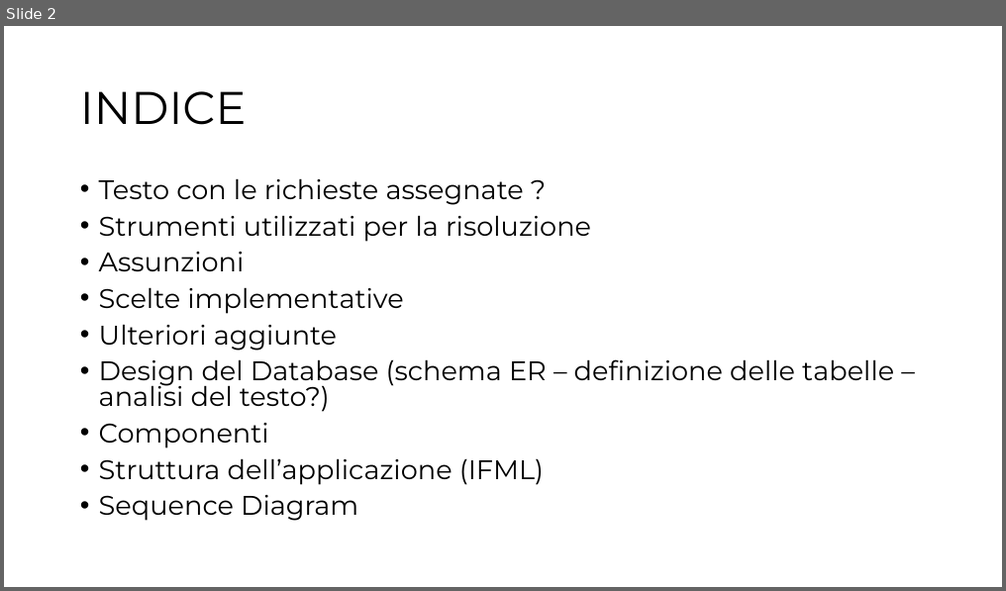
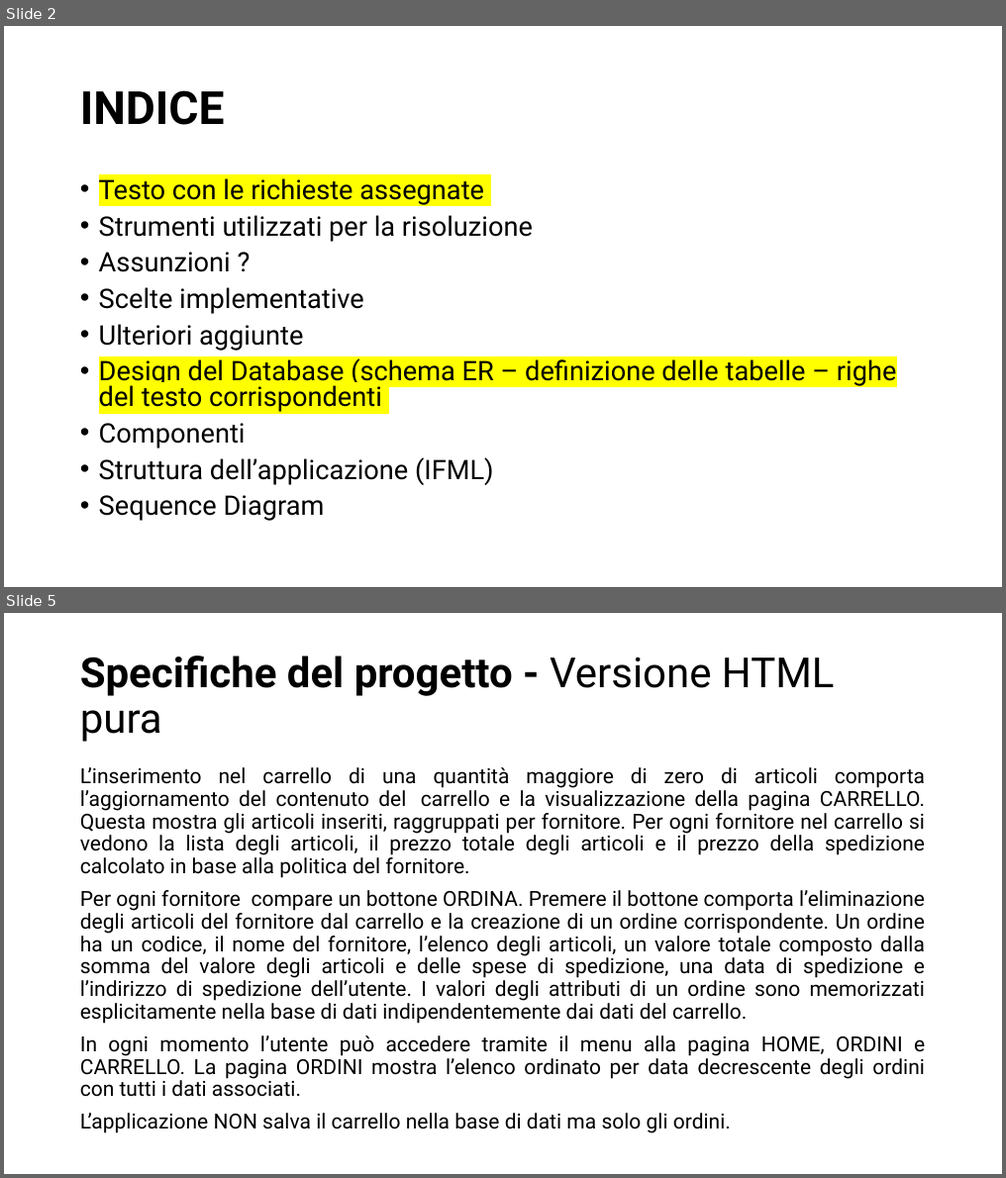
Before and after one commit to sofiamartellozzo/BigBang, a slide deck: docs/ideaPerLaPresentazione.pptx. Shown one above the other, each under a label of ours: slide 2 before the commit, slides 2 and 5 after it; the slides between them are not shown. The pictures are 1006x591 and 1006x1178 pixels, drawn with LibreOffice and Linux fonts; fonts in the diff are those of the drawing. Boxes give left, top, right and bottom in pixels: in the first picture for what was removed or moved away, otherwise in the second. Text is boxed around its words. In the diff, an @@ line names an element or a change of style, - is before the commit and + after.

```diff
--- a/docs/ideaPerLaPresentazione.pptx
+++ b/docs/ideaPerLaPresentazione.pptx
@@ slide 5 added at [4, 613, 1002, 1174], background #FFFFFF @@
@@ title added at [80, 656, 835, 742], 40 pt, text #000000, bold @@
+Specifiche del progetto - Versione HTML pura
@@ text added at [80, 767, 925, 1134], 20 pt, text #000000 @@
+L’inserimento nel carrello di una quantità maggiore di zero di articoli comporta l’aggiornamento del contenuto del carrello e la visualizzazione della pagina CARRELLO. Questa mostra gli articoli inseriti, raggruppati per fornitore. Per ogni fornitore nel carrello si vedono la lista degli articoli, il prezzo totale degli articoli e il prezzo della spedizione calcolato in base alla politica del fornitore.
+Per ogni fornitore compare un bottone ORDINA. Premere il bottone comporta l’eliminazione degli articoli del fornitore dal carrello e la creazione di un ordine corrispondente. Un ordine ha un codice, il nome del fornitore, l’elenco degli articoli, un valore totale composto dalla somma del valore degli articoli e delle spese di spedizione, una data di spedizione e l’indirizzo di spedizione dell’utente. I valori degli attributi di un ordine sono memorizzati esplicitamente nella base di dati indipendentemente dai dati del carrello.
+In ogni momento l’utente può accedere tramite il menu alla pagina HOME, ORDINI e CARRELLO. La pagina ORDINI mostra l’elenco ordinato per data decrescente degli ordini con tutti i dati associati.
+L’applicazione NON salva il carrello nella base di dati ma solo gli ordini.
@@ slide 2 changed as well @@
@@ title "INDICE" at [80, 90, 225, 125]: font Montserrat to Roboto, bold on @@
@@ text at [99, 178, 484, 205]: text changed; font Montserrat to Roboto @@
-• Testo con le richieste assegnate ?
+• Testo con le richieste assegnate
@@ text at [99, 215, 533, 521]: font Montserrat to Roboto in "Strumenti utilizzati per la risoluzione", "Scelte implementative", "Ulteriori aggiunte", "Componenti" and 2 more places @@
@@ text at [99, 252, 231, 273]: text changed; font Montserrat to Roboto @@
-• Assunzioni
+• Assunzioni ?
@@ text at [99, 356, 896, 412]: text changed; font Montserrat to Roboto @@
-• Design del Database (schema ER – definizione delle tabelle – analisi del testo?)
+• Design del Database (schema ER – definizione delle tabelle – righe del testo corrispondenti
```
Also in this commit, not shown: 1 other slide changed, 12 other slides added.
